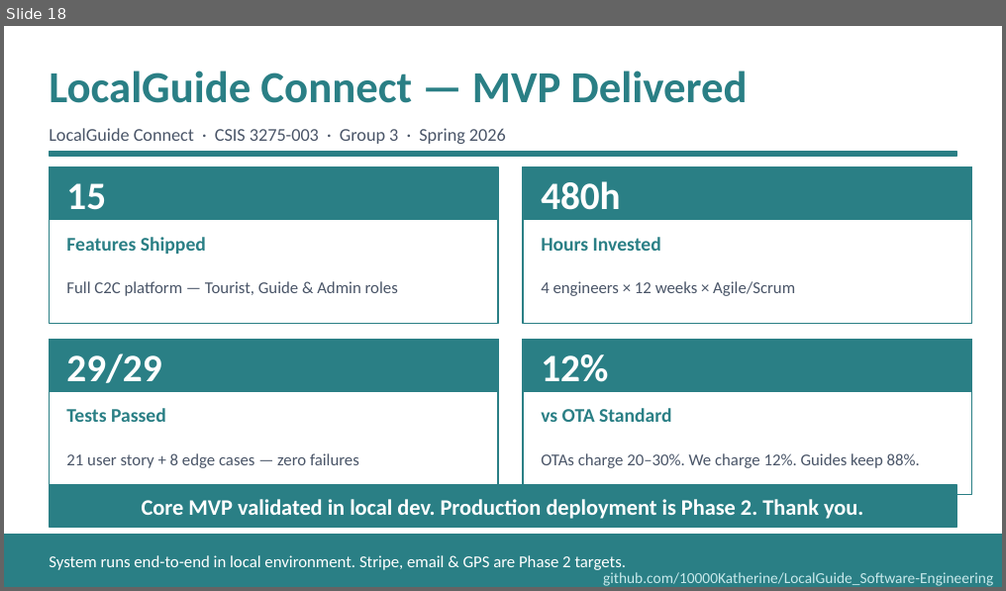
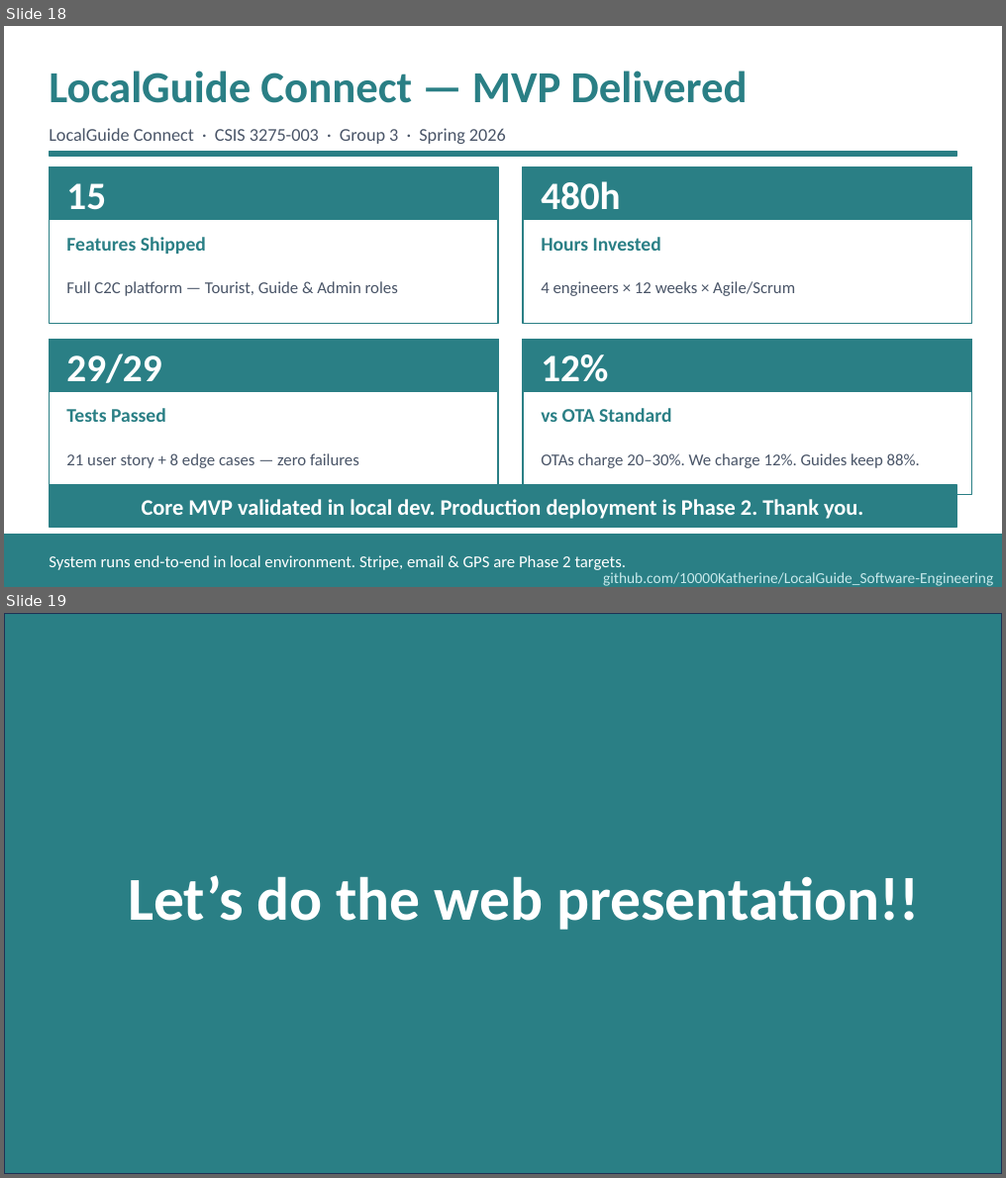
Before and after one commit to 10000Katherine/LocalGuide_Software-Engineering, a slide deck: docs/final/LocalGuide_Presentation.pptx. Shown one above the other, each under a label of ours: slide 18 before the commit, slides 18 and 19 after it. The pictures are 1006x591 and 1006x1178 pixels, drawn with LibreOffice and Linux fonts; fonts in the diff are those of the drawing. Boxes give left, top, right and bottom in pixels: in the first picture for what was removed or moved away, otherwise in the second. Text is boxed around its words. In the diff, an @@ line names an element or a change of style, - is before the commit and + after.

```diff
--- a/docs/final/LocalGuide_Presentation.pptx
+++ b/docs/final/LocalGuide_Presentation.pptx
@@ slide 19 added at bbox=[4, 613, 1002, 1174], background #FFFFFF @@
@@ rectangle added at bbox=[4, 613, 1002, 1173], fill #2A7F85, outline #1E3256 1 pt @@
@@ text added at bbox=[128, 875, 919, 930], 44 pt, text #FFFFFF, bold @@
+Let’s do the web presentation!!
```
Also in this commit, not shown: 1 other slide added.
